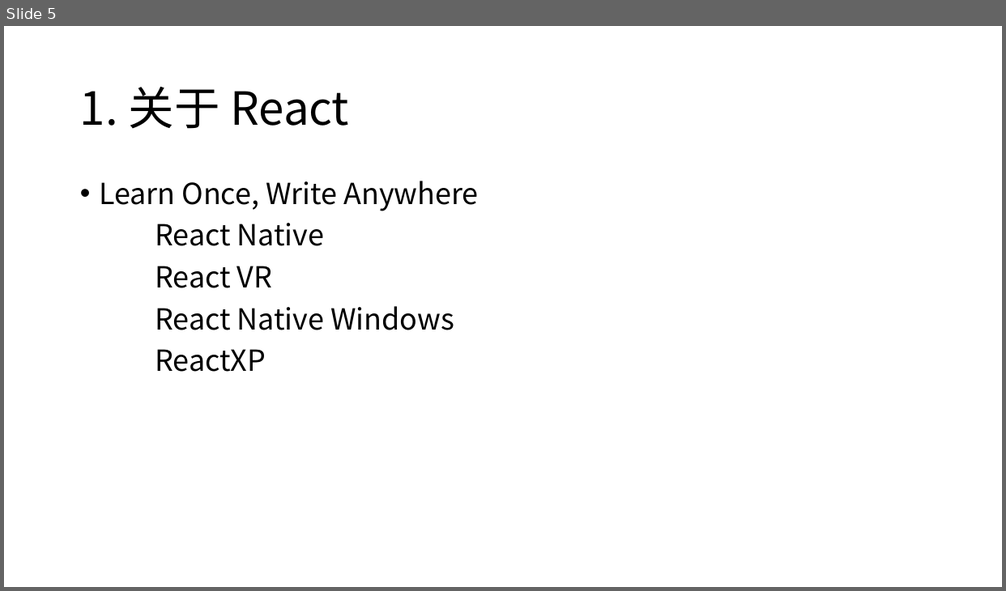
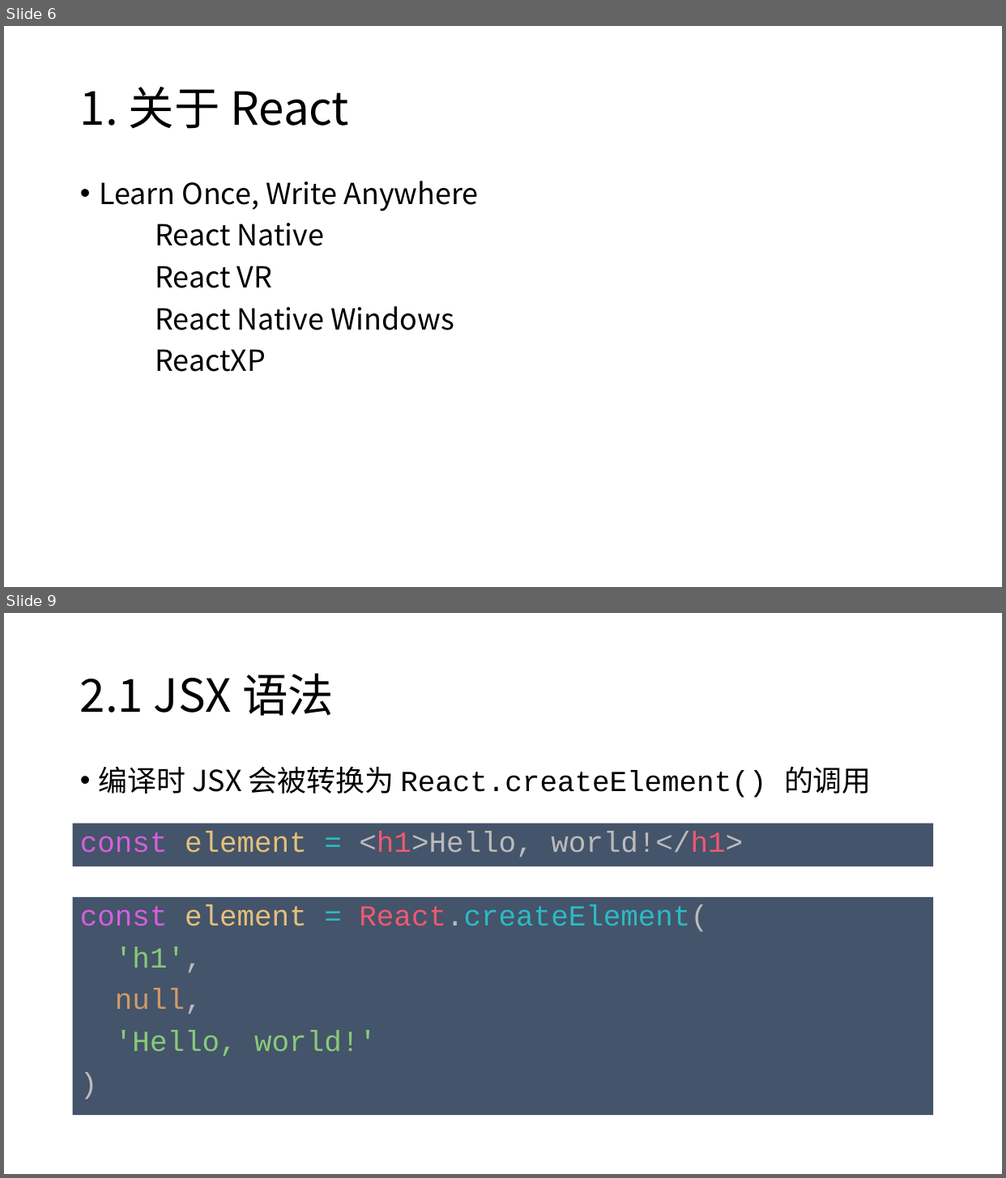
Before and after one commit to Zettat123/react_tutorial, a slide deck: slides/React 入门.pptx. Shown one above the other, each under a label of ours: slide 5 before the commit, slides 6 and 9 after it; the slides between them are not shown. The pictures are 1006x591 and 1006x1178 pixels, drawn with LibreOffice and Linux fonts; fonts in the diff are those of the drawing. Boxes give left, top, right and bottom in pixels: in the first picture for what was removed or moved away, otherwise in the second. Text is boxed around its words. In the diff, an @@ line names an element or a change of style, - is before the commit and + after.

```diff
--- a/slides/React 入门.pptx
+++ b/slides/React 入门.pptx
@@ slide 9 added at <box>4,613,1002,1174</box>, background #FFFFFF @@
@@ title added at <box>80,673,334,716</box>, 44 pt, text #000000 @@
+2.1 JSX 语法
@@ text added at <box>99,766,872,798</box>, 28 pt, text #000000 @@
+• 编译时 JSX 会被转换为 React.createElement() 的调用
@@ text added at <box>73,824,934,867</box>, fill #44546A, 28 pt, text #BBBBBB @@
+const element = <h1>Hello, world!</h1>
@@ text added at <box>73,897,934,1116</box>, fill #44546A, 28 pt, text #89CA78 @@
+const element = React.createElement(
+'h1',
+null,
+'Hello, world!'
+)
@@ what was slide 5 is now slide 6 @@
```
Also in this commit, not shown: 7 other slides added, 7 other files.
